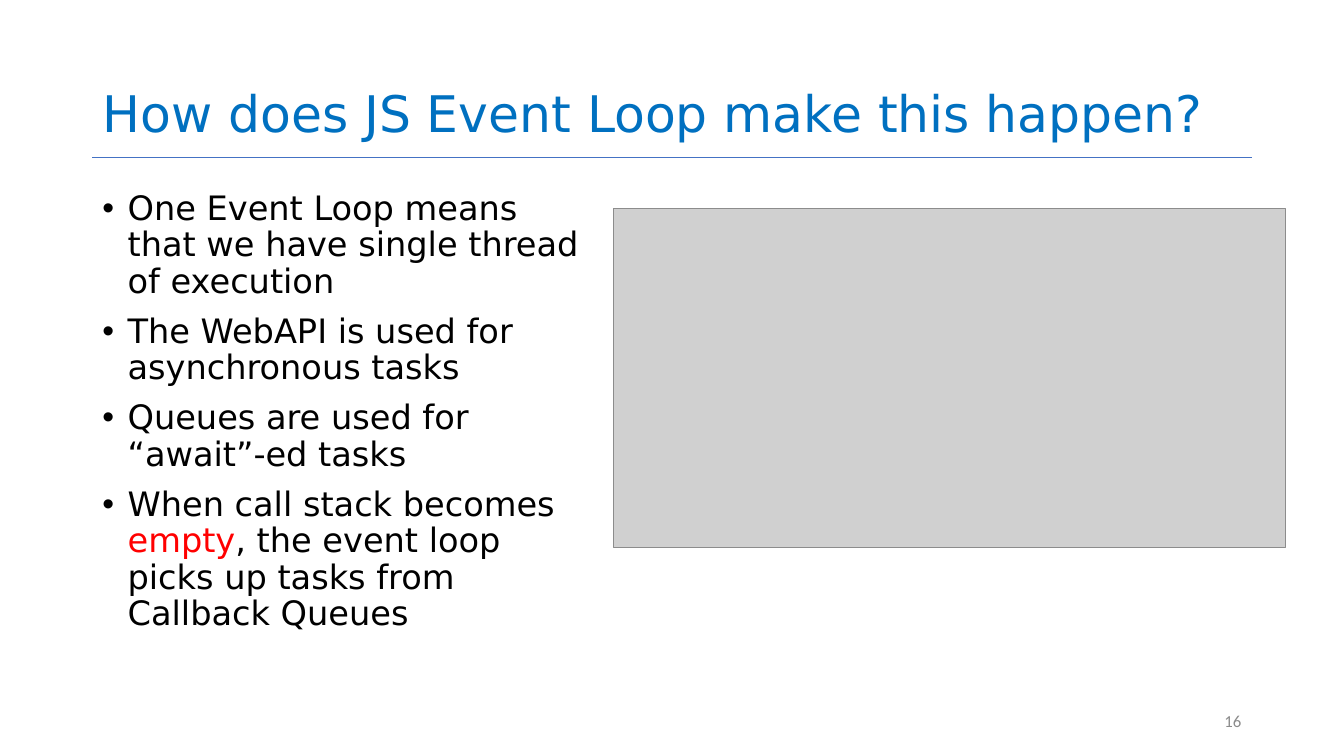
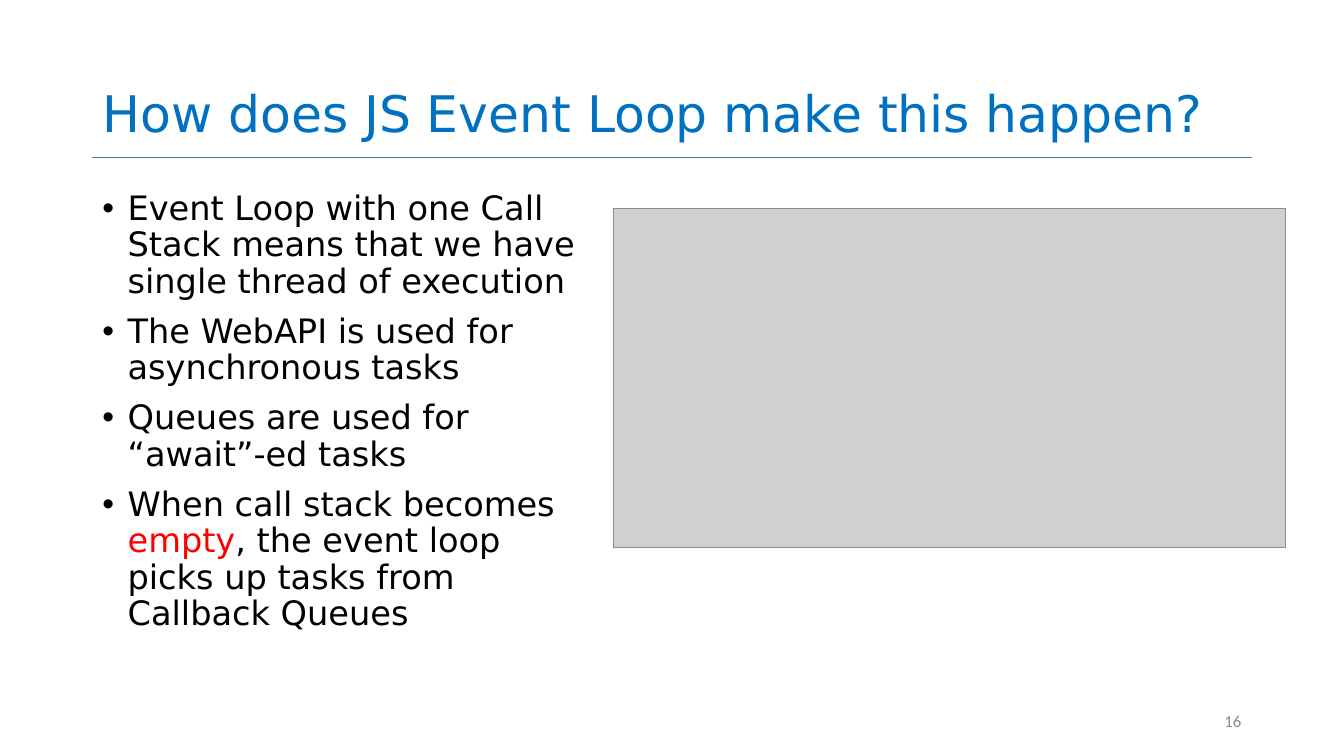
Before and after one commit to neu-se/CS4530-Fall-2026, a slide deck: slide 16 of Slides/Module 08 Concurrency.pptx. Drawn at 1344x756 pixels with LibreOffice and Linux fonts; fonts in the diff are those of the drawing; grey boxes stand for pictures. Boxes give left, top, right and bottom in pixels: in the first picture for what was removed or moved away, otherwise in the second. Text is boxed around its words. In the diff, an @@ line names an element or a change of style, - is before the commit and + after.

```diff
--- a/Slides/Module 08 Concurrency.pptx
+++ b/Slides/Module 08 Concurrency.pptx
@@ text at (128, 194, 574, 300): text changed @@
-• One Event Loop means that we have single thread of execution
+• Event Loop with one Call Stack means that we have single thread of execution
```
Also in this commit, not shown: 3 other slides changed, 1 other file.
